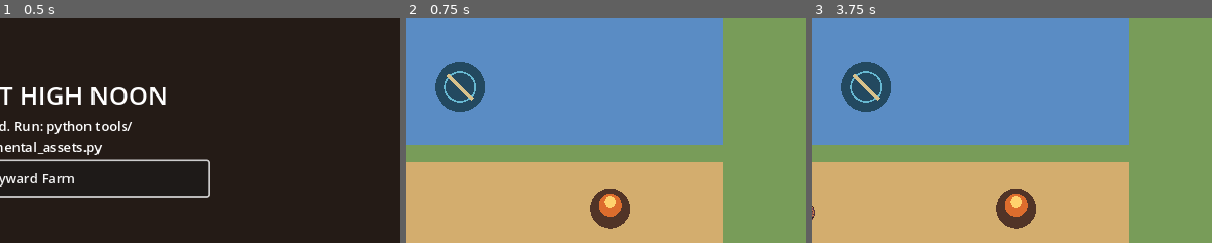
Above: before the commit, frames 1-3 (left to right).
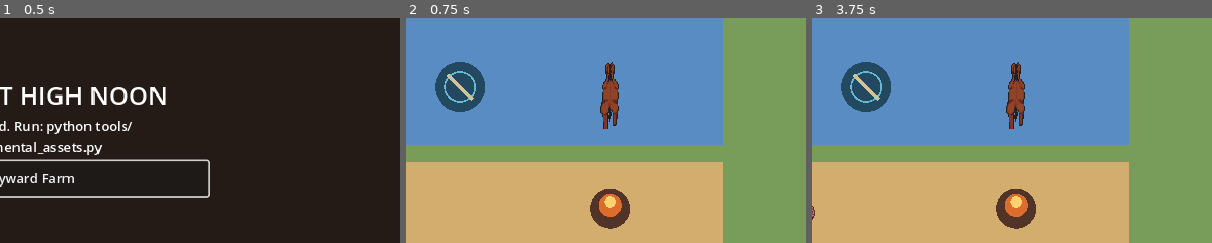
Above: after the commit, the same moments.

Repository: DocDamage/mahjongRPG
Game: Godot game, scene res://src/bootstrap/bootstrap.tscn
Same seed, same stepped clock (60 frames per second), same inputs: the game is played once before the commit and once after it.
Inputs (mouse positions are % of the whole screen's width and height, from its top left):
- Up to frame 1 (0.5 s): no input
- Up to frame 2 (0.75 s): click "Start at Wayward Farm" at 0.5 s
- Up to frame 3 (3.75 s): tap Enter at 1.25 s; move the mouse to (72, 45) at 1.27 s; hold D (move_right) 1.28-2.03 s; hold R (fish_reel) 1.28-2.03 s; click (72, 45) at 1.42 s; tap Space at 1.52, 2.27 s; tap F (fish_release) at 1.55, 2.1 s; move the mouse to (30, 55) at 2.02 s; hold S (move_down) 2.03-2.78 s; tap E (interact) at 2.3 s; move the mouse to (60, 28) at 2.77 s; hold D (move_right) 2.78-3.53 s; hold E (interact) 2.78-3.53 s; tap Shift (run) at 3.05, 3.6 s; move the mouse to (45, 70) at 3.52 s; hold W (move_up) from 3.53 s (still down); click (45, 70) at 3.67 s
The pictures show only the part of the screen within x 50-100%, y 24-74%; the shares and areas given below are measured in that part.

Frame 1 is identical in both runs. In frame 2, 1.0% of the frame differs, in the area x 48-54%, y 19-50%; in frame 3, 1.0%.

Commit message:
Add persistent horse replacement travel

Diff:
--- /dev/null
+++ b/data/horses/vertical_slice_horses.json
@@ -0,0 +1,5 @@
+{
+  "schema_version": 1,
+  "colors": ["black", "brown", "golden", "gray", "white"],
+  "initial_color": "brown"
+}
--- a/src/core/game_session.gd
+++ b/src/core/game_session.gd
@@ -3,6 +3,7 @@
 const CropDefinition = preload("res://src/crops/crop_definition.gd")
 const FarmGrid = preload("res://src/farm/farm_grid.gd")
 const FarmService = preload("res://src/farm/farm_service.gd")
+const HorseTravelState = preload("res://src/horses/horse_travel_state.gd")
 
 signal session_started(seed: int)
 signal time_advanced(day: int, minute_of_day: int)
@@ -19,6 +20,7 @@
 var minute_of_day: int = 8 * 60
 var weather_id: StringName = &"clear"
 var farm
+var horse
 var _pause_reasons: Dictionary = {}
 var _time_accumulator := 0.0
 
@@ -35,6 +37,7 @@
 
 func _ready() -> void:
 	_ensure_farm()
+	_ensure_horse()
 
 
 func start_new_game(new_seed: int) -> void:
@@ -43,6 +46,7 @@
 	minute_of_day = 8 * 60
 	weather_id = &"clear"
 	farm = null
+	horse = HorseTravelState.new()
 	_ensure_farm()
 	_pause_reasons.clear()
 	_time_accumulator = 0.0
@@ -109,6 +113,7 @@
 		"minute_of_day": minute_of_day,
 		"weather_id": str(weather_id),
 		"farm": _ensure_farm().snapshot(),
+		"horse": _ensure_horse().snapshot(),
 	}
 
 
@@ -125,6 +130,9 @@
 	weather_id = StringName(snapshot_data.get("weather_id", "clear"))
 	var farm_data_value = snapshot_data.get("farm", {})
 	if not farm_data_value is Dictionary or _ensure_farm().restore(farm_data_value) != OK:
+		return ERR_INVALID_DATA
+	var horse_data_value = snapshot_data.get("horse", {})
+	if not horse_data_value is Dictionary or _ensure_horse().restore(horse_data_value) != OK:
 		return ERR_INVALID_DATA
 	_pause_reasons.clear()
 	_time_accumulator = 0.0
@@ -159,3 +167,9 @@
 			if crop_data_value is Dictionary:
 				farm.register_definition(CropDefinition.new(crop_data_value))
 	return farm
+
+
+func _ensure_horse():
+	if horse == null:
+		horse = HorseTravelState.new()
+	return horse
--- /dev/null
+++ b/src/horses/horse_actor.gd
@@ -0,0 +1,63 @@
+extends "res://src/interaction/world_interactable.gd"
+
+const HORSE_TEXTURE_PATH := "res://assets/generated/horses/horse_brown.png"
+const MOUNTED_SPEED := 300.0
+
+signal feedback(message: String)
+
+@export var travel_bounds := Rect2()
+
+var _rider: Node2D
+var _awaiting_interact_release := false
+
+
+func _ready() -> void:
+	interacted.connect(_on_interacted)
+	var texture := load(HORSE_TEXTURE_PATH) as Texture2D
+	if texture == null:
+		push_error("Missing generated brown horse texture")
+		return
+	$Sprite2D.texture = texture
+	$Sprite2D.region_enabled = true
+	$Sprite2D.region_rect = Rect2(0, 0, 128, 128)
+	queue_redraw()
+
+
+func _process(delta: float) -> void:
+	if not GameSession.horse.mounted:
+		return
+	if _awaiting_interact_release:
+		if not Input.is_action_pressed(&"interact"):
+			_awaiting_interact_release = false
+		return
+	var direction := Input.get_vector(&"move_left", &"move_right", &"move_up", &"move_down")
+	global_position += direction * MOUNTED_SPEED * delta
+	if travel_bounds.has_area():
+		global_position = global_position.clamp(travel_bounds.position, travel_bounds.end)
+	if Input.is_action_just_pressed(&"interact"):
+		_dismount()
+
+
+func _on_interacted(actor: Node2D) -> void:
+	if GameSession.horse.mounted:
+		return
+	if GameSession.horse.mount(true) != OK:
+		feedback.emit("The horse cannot be mounted here.")
+		return
+	_rider = actor
+	_rider.visible = false
+	_rider.set_physics_process(false)
+	_awaiting_interact_release = true
+	feedback.emit("Mounted %s horse. Ride faster; press E / A to dismount." % GameSession.horse.selected_color.capitalize())
+
+
+func _dismount() -> void:
+	if GameSession.horse.dismount(travel_bounds.has_point(global_position)) != OK:
+		feedback.emit("No safe place to dismount.")
+		return
+	if _rider != null:
+		_rider.global_position = global_position
+		_rider.visible = true
+		_rider.set_physics_process(true)
+	_rider = null
+	feedback.emit("Dismounted.")
--- /dev/null
+++ b/src/horses/horse_travel_state.gd
@@ -0,0 +1,55 @@
+extends RefCounted
+
+const COLORS := [&"black", &"brown", &"golden", &"gray", &"white"]
+
+var selected_color: StringName = &"brown"
+var mounted := false
+var discovered_posts: Dictionary = {}
+
+
+func select_color(color: StringName) -> Error:
+	if not color in COLORS:
+		return ERR_INVALID_PARAMETER
+	selected_color = color
+	return OK
+
+
+func mount(allowed: bool) -> Error:
+	if mounted or not allowed:
+		return ERR_UNAVAILABLE
+	mounted = true
+	return OK
+
+
+func dismount(safe_position: bool) -> Error:
+	if not mounted or not safe_position:
+		return ERR_UNAVAILABLE
+	mounted = false
+	return OK
+
+
+func discover(post_id: StringName) -> void:
+	discovered_posts[post_id] = true
+
+
+func can_fast_travel(post_id: StringName) -> bool:
+	return mounted and discovered_posts.has(post_id)
+
+
+func snapshot() -> Dictionary:
+	return {
+		"selected_color": str(selected_color),
+		"mounted": mounted,
+		"discovered_posts": discovered_posts.duplicate(true),
+	}
+
+
+func restore(snapshot_data: Dictionary) -> Error:
+	if select_color(StringName(snapshot_data.get("selected_color", ""))) != OK:
+		return ERR_INVALID_DATA
+	var posts_value = snapshot_data.get("discovered_posts", {})
+	if not posts_value is Dictionary:
+		return ERR_INVALID_DATA
+	mounted = bool(snapshot_data.get("mounted", false))
+	discovered_posts = posts_value.duplicate(true)
+	return OK
--- a/src/world/wayward_farm.gd
+++ b/src/world/wayward_farm.gd
@@ -12,6 +12,7 @@
 		plot.feedback.connect(_show_message)
 	$Bonfire.feedback.connect(_show_message)
 	$FishingSpot.feedback.connect(_show_message)
+	$Horse.feedback.connect(_show_message)
 	_update_status(GameSession.day, GameSession.minute_of_day)
 
 
--- a/src/world/wayward_farm.tscn
+++ b/src/world/wayward_farm.tscn
@@ -1,10 +1,11 @@
-[gd_scene load_steps=9 format=3]
+[gd_scene load_steps=11 format=3]
 
 [ext_resource type="Script" path="res://src/world/wayward_farm.gd" id="1_world"]
 [ext_resource type="PackedScene" path="res://src/player/player.tscn" id="2_player"]
 [ext_resource type="Script" path="res://src/farm/farm_plot.gd" id="3_plot"]
 [ext_resource type="Script" path="res://src/world/bonfire.gd" id="4_fire"]
 [ext_resource type="Script" path="res://src/fishing/fishing_spot.gd" id="5_fishing"]
+[ext_resource type="Script" path="res://src/horses/horse_actor.gd" id="6_horse"]
 
 [sub_resource type="CircleShape2D" id="CircleShape2D_plot"]
 radius = 26.0
@@ -14,6 +15,9 @@
 
 [sub_resource type="CircleShape2D" id="CircleShape2D_fishing"]
 radius = 34.0
+
+[sub_resource type="CircleShape2D" id="CircleShape2D_horse"]
+radius = 42.0
 
 [node name="WaywardFarm" type="Node2D"]
 script = ExtResource("1_world")
@@ -85,6 +89,20 @@
 [node name="CollisionShape2D" type="CollisionShape2D" parent="FishingSpot"]
 shape = SubResource("CircleShape2D_fishing")
 
+[node name="Horse" type="Area2D" parent="."]
+position = Vector2(725, 240)
+collision_layer = 2
+collision_mask = 0
+script = ExtResource("6_horse")
+prompt_text = "Mount horse"
+travel_bounds = Rect2(60, 150, 840, 270)
+
+[node name="Sprite2D" type="Sprite2D" parent="Horse"]
+position = Vector2(0, -26)
+
+[node name="CollisionShape2D" type="CollisionShape2D" parent="Horse"]
+shape = SubResource("CircleShape2D_horse")
+
 [node name="HUD" type="CanvasLayer" parent="."]
 
 [node name="Status" type="Label" parent="HUD"]
--- a/tests/test_runner.gd
+++ b/tests/test_runner.gd
@@ -6,6 +6,7 @@
 	"res://tests/unit/test_brand_claims.gd",
 	"res://tests/unit/test_farm_service.gd",
 	"res://tests/unit/test_fishing_session.gd",
+	"res://tests/unit/test_horse_travel_state.gd",
 	"res://tests/unit/test_match_flow.gd",
 	"res://tests/unit/test_trail_hand_validator.gd",
 	"res://tests/unit/test_wall_builder.gd",
--- /dev/null
+++ b/tests/unit/test_horse_travel_state.gd
@@ -0,0 +1,19 @@
+extends RefCounted
+
+const HorseTravelState = preload("res://src/horses/horse_travel_state.gd")
+
+
+func run() -> Array[String]:
+	var failures: Array[String] = []
+	var horse = HorseTravelState.new()
+	if horse.mount(false) != ERR_UNAVAILABLE or horse.mount(true) != OK:
+		failures.append("horse mounting must reject invalid locations and accept valid ones")
+	horse.discover(&"wayward_farm")
+	if not horse.can_fast_travel(&"wayward_farm"):
+		failures.append("mounted players should travel only to discovered hitching posts")
+	if horse.dismount(false) != ERR_UNAVAILABLE or horse.dismount(true) != OK:
+		failures.append("horse dismounting must require a safe position")
+	var restored = HorseTravelState.new()
+	if restored.restore(horse.snapshot()) != OK or restored.snapshot() != horse.snapshot():
+		failures.append("horse selection and discovered posts must be saveable")
+	return failures
--- a/tests/unit/test_save_service.gd
+++ b/tests/unit/test_save_service.gd
@@ -21,6 +21,8 @@
 	session.start_new_game(91)
 	session.farm.plant(Vector2i(0, 0), &"beans", 1)
 	session.farm.water(Vector2i(0, 0), 1)
+	session.horse.discover(&"wayward_farm")
+	session.horse.mount(true)
 	session.advance_minutes(90)
 	if service.save(&"manual_2", session.snapshot()) != OK:
 		failures.append("a full game-session snapshot should save")
@@ -28,7 +30,7 @@
 		var restored = GameSessionScript.new()
 		var saved_session := service.load_save(&"manual_2")
 		if restored.restore(saved_session.get("payload", {})) != OK or restored.snapshot() != session.snapshot():
-			failures.append("time, weather, and farm state should round-trip through SaveService")
+			failures.append("time, weather, farm, and horse state should round-trip through SaveService")
 		restored.free()
 	session.free()
 	service.free()
Binary file added: assets/generated/horses/horse_brown.png
Not shown, added: src/horses/horse_actor.gd.uid
Not shown, added: src/horses/horse_travel_state.gd.uid
